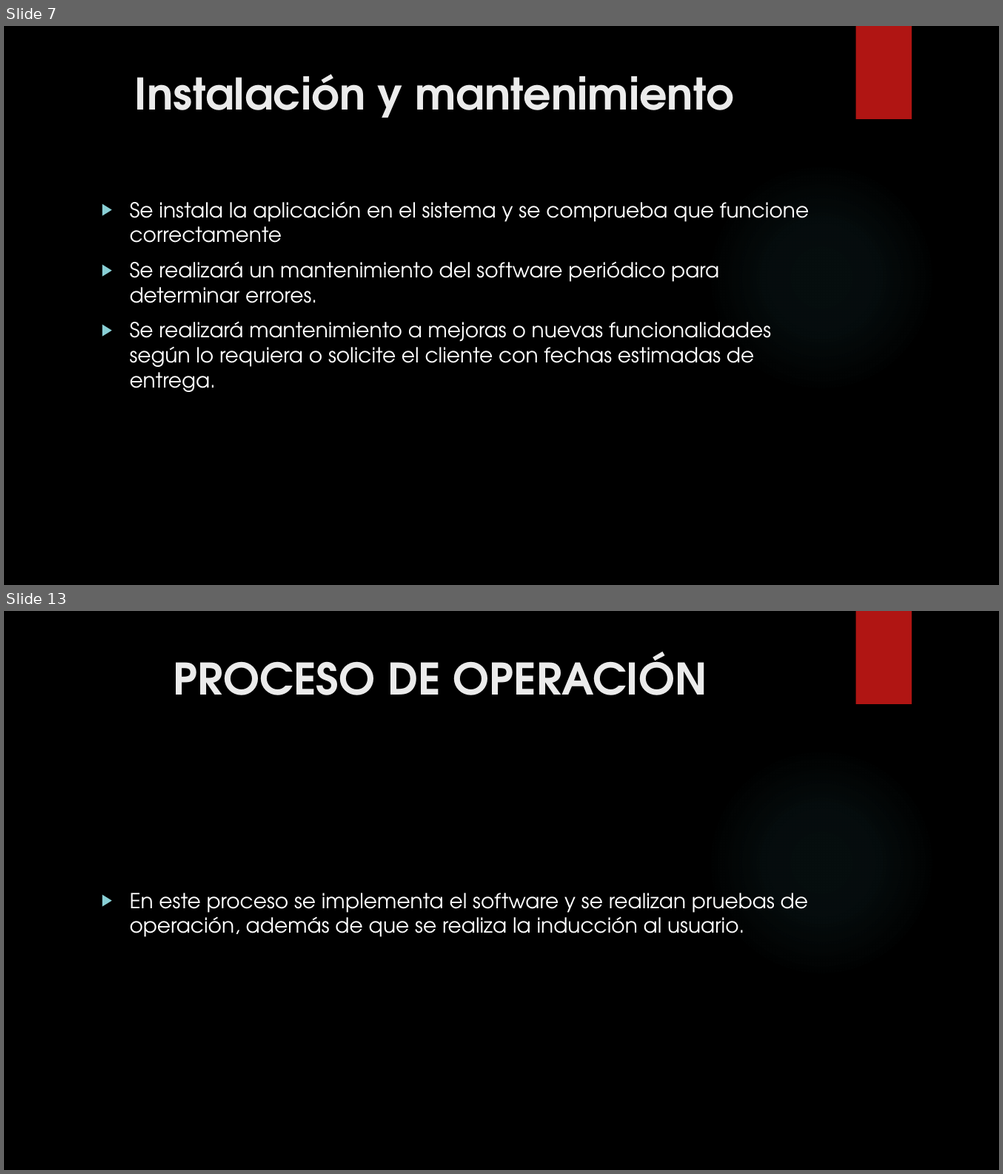
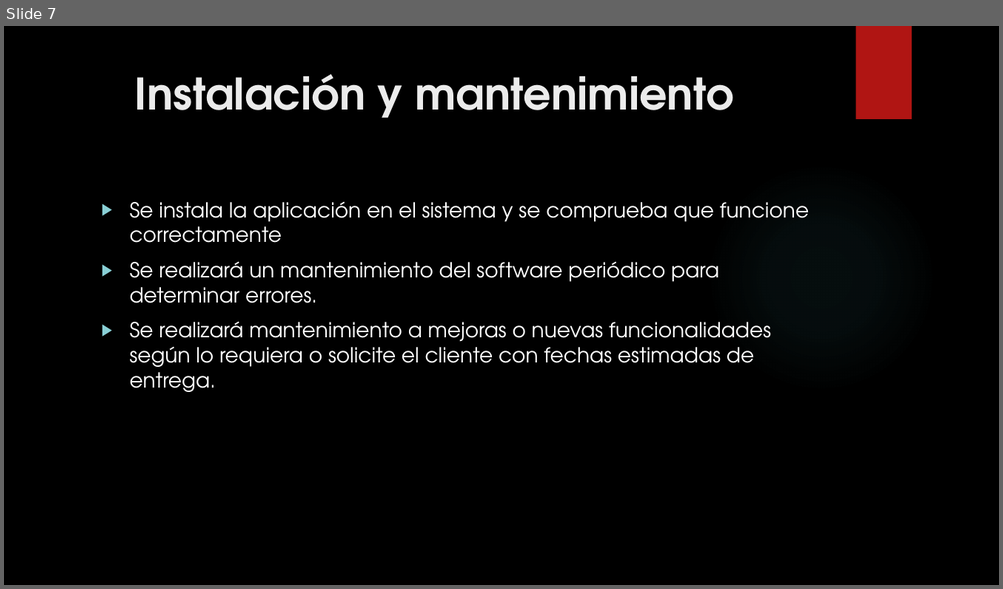
Before and after one commit to JairoVargasGonzalez/Tecno, a slide deck: ProjectoAplicacionesIIReparado/DocumentaciónYVideo/CICLO DE VIDA DEL SOFTWARE.pptx. Shown one above the other, each under a label of ours: slides 7 and 13 before the commit, slide 7 after it; the slides between them are not shown. The pictures are 1003x1174 and 1003x589 pixels, drawn with LibreOffice and Linux fonts; fonts in the diff are those of the drawing; background and template pictures are left out. Boxes give left, top, right and bottom in pixels: in the first picture for what was removed or moved away, otherwise in the second. Text is boxed around its words. In the diff, an @@ line names an element or a change of style, - is before the commit and + after.

```diff
--- a/ProjectoAplicacionesIIReparado/DocumentaciónYVideo/CICLO DE VIDA DEL SOFTWARE.pptx
+++ b/ProjectoAplicacionesIIReparado/DocumentaciónYVideo/CICLO DE VIDA DEL SOFTWARE.pptx
@@ slide 13 removed at bbox=[4, 611, 999, 1170], background picture (left out); not listed: 2 template elements that a slide beside it also shows @@
@@ title removed at bbox=[173, 652, 708, 695] @@
-PROCESO DE OPERACIÓN
@@ text removed at bbox=[130, 893, 808, 937] @@
-▶ En este proceso se implementa el software y se realizan pruebas de operación, además de que se realiza la inducción al usuario.
```
Also in this commit, not shown: 6 slides changed, 6 slides added, 5 other slides removed, 3 other files.
